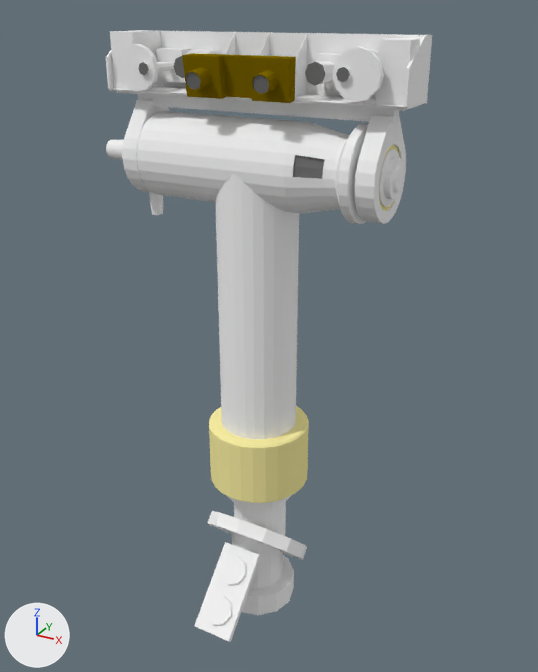
Before and after pictures for a commit that changed the Blender file 01-Models/Mars Rover/roverhead.blend.
Before and after are seen from a camera (50 mm lens) standing at (1.18, -2.11, 1.2) and looking at (0.03, -0.02, 0.16). Arrows for +X, +Y and +Z are at lower left; the lights stay in place.
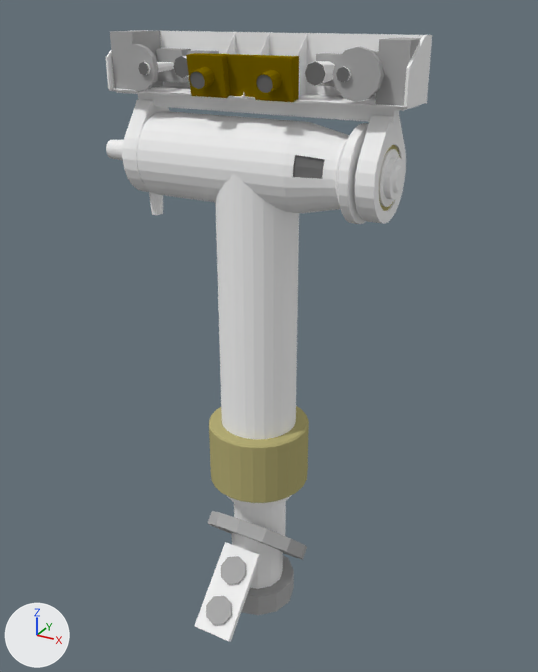
Commit message: Mars Rover überarbeitet + Materials

Boxes [x1, y1, x2, y2] around the edits, measured in the pictures (538 x 672 px):
'mesh34', moved
    before: [182, 53, 296, 103]
    after: [186, 53, 299, 102]
'mesh46', recoloured
    both: [333, 46, 384, 102]
'mesh38', recoloured
    both: [376, 38, 421, 106]
'Circle', recoloured (white to grey)
    both: [208, 511, 307, 560]
'platte', recoloured
    both: [241, 555, 294, 615]
'mesh43', recoloured
    both: [119, 44, 159, 92]
'mesh37', recoloured
    both: [110, 30, 163, 90]
'button', recoloured (white to grey)
    both: [206, 596, 232, 625]
'mesh45', recoloured
    both: [156, 48, 191, 83]
'button.001', recoloured (white to grey)
    both: [221, 556, 246, 585]

The edits, one by one:
Material 'material3ID' (mat_material3id) changes colour from beige #f9eea3 to beige #b4ac76; in linear values from (0.949, 0.859, 0.365) to (0.458, 0.415, 0.18).
Material 'grau_normal' (mat_grau_normal) is new.
Its base color is (0.42, 0.42, 0.42) (grey #adadad).
me_mesh129 has 40 vertices, 22 faces and spans x -1.9533..-1.8454, y -2.0653..-1.9737, z 1.6217..1.7133.
me_mesh129 no longer uses material mat_material0id (white #f7f7f7).
me_mesh129 now uses material mat_grau_normal (grey #adadad).
me_mesh128 has 40 vertices, 22 faces and spans x -1.9533..-1.8454, y -1.9585..-1.8669, z 1.7286..1.8202.
me_mesh128 no longer uses material mat_material0id (white #f7f7f7).
me_mesh128 now uses material mat_grau_normal (grey #adadad).
me_mesh130 has 72 vertices, 44 faces and spans x -2.102..-1.696, y -1.894..-1.571, z 1.653..1.976.
me_mesh130 no longer uses material mat_material0id (white #f7f7f7).
me_mesh130 now uses material mat_grau_normal (grey #adadad).
me_mesh37 has 24 vertices, 12 faces and spans x -2.409..-2.32, y -1.776..-1.626, z 3.477..3.66.
me_mesh37 no longer uses material mat_material0id (white #f7f7f7).
me_mesh37 now uses material mat_grau_normal (grey #adadad).
me_mesh38 has 24 vertices, 12 faces and spans x -1.485..-1.396, y -1.776..-1.626, z 3.479..3.652.
me_mesh38 no longer uses material mat_material0id (white #f7f7f7).
me_mesh38 now uses material mat_grau_normal (grey #adadad).
me_mesh43 has 72 vertices, 44 faces and spans x -2.3482..-2.206, y -1.8194..-1.7991, z 3.4843..3.6266.
me_mesh43 no longer uses material mat_material0id (white #f7f7f7).
me_mesh43 now uses material mat_grau_normal (grey #adadad).
me_mesh45 has 20 vertices, 10 faces and spans x -2.3..-2.1984, y -1.6797..-1.6289, z 3.5046..3.6062.
me_mesh45 no longer uses material mat_material0id (white #f7f7f7).
me_mesh45 now uses material mat_grau_normal (grey #adadad).
me_mesh46 has 72 vertices, 44 faces and spans x -1.5989..-1.4567, y -1.8194..-1.7991, z 3.4919..3.6342.
me_mesh46 no longer uses material mat_material0id (white #f7f7f7).
me_mesh46 now uses material mat_grau_normal (grey #adadad).
me_mesh132 has 60 vertices, 34 faces and spans x -2.046..-1.751, y -1.881..-1.587, z 1.544..1.635.
me_mesh132 no longer uses material mat_material0id (white #f7f7f7).
me_mesh132 now uses material mat_grau_normal (grey #adadad).
Object 'mesh34' (ob_mesh34) moves from (1.882, 1.698, -2.526) to (1.882, 1.72, -2.526).
